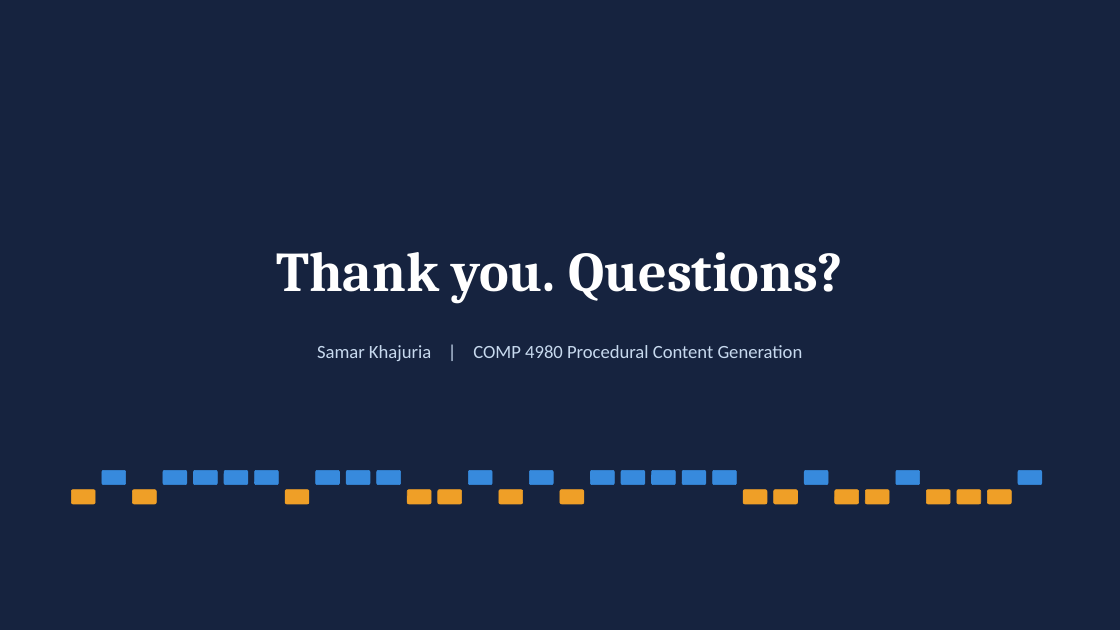
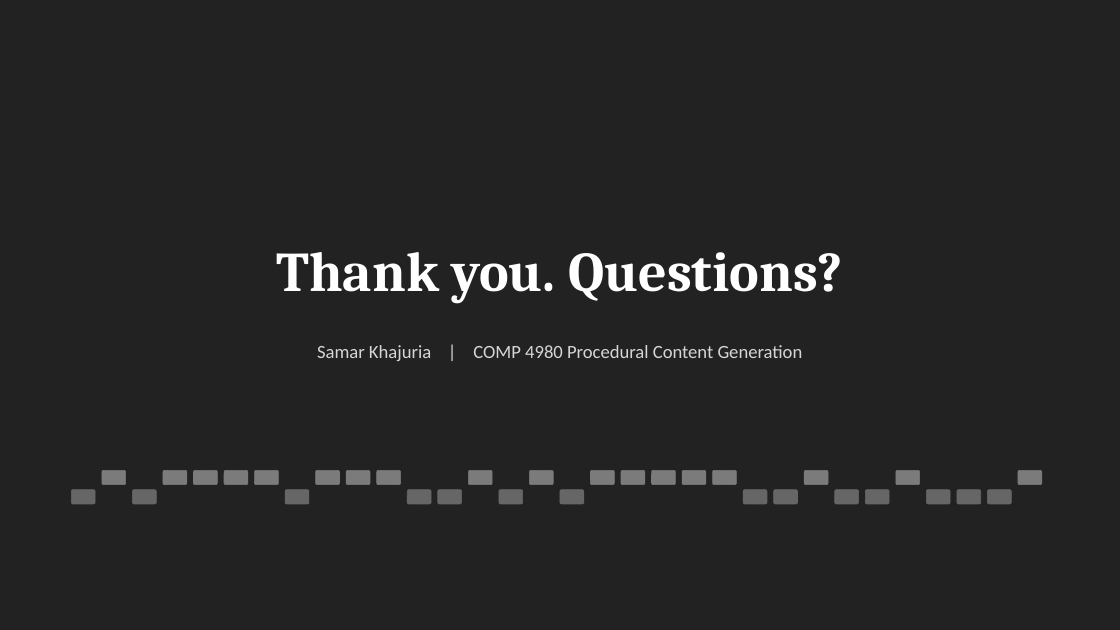
Before and after one commit to SUMMERxKx/musicGenerator, a slide deck: slide 13 of Presentation.pptx. Drawn at 1120x630 pixels with LibreOffice and Linux fonts; fonts in the diff are those of the drawing. Boxes give left, top, right and bottom in pixels: in the first picture for what was removed or moved away, otherwise in the second. Text is boxed around its words. In the diff, an @@ line names an element or a change of style, - is before the commit and + after.

```diff
--- a/Presentation.pptx
+++ b/Presentation.pptx
@@ background #16233F to #222222 @@
@@ text "Samar Khajuria | COMP 4980 ..." at box(317, 345, 803, 361): text colour #C7D9EE to #D6D6D6 @@
@@ fill #378ADD to #7B7B7B; outline #378ADD 0.5 pt to #7B7B7B 0.5 pt in 18 elements at box(102, 471, 125, 485), box(163, 471, 187, 485), box(193, 471, 217, 485), box(224, 471, 248, 485), box(255, 471, 278, 485), box(316, 471, 339, 485), box(346, 471, 370, 485), box(377, 471, 401, 485), box(469, 471, 492, 485), box(529, 471, 553, 485), box(591, 471, 614, 485), box(621, 471, 644, 485), box(652, 471, 676, 485), box(682, 471, 706, 485), box(712, 471, 736, 485), box(804, 471, 828, 485), box(897, 471, 920, 485), box(1018, 471, 1042, 485) @@
@@ fill #EF9F27 to #666666; outline #EF9F27 0.5 pt to #666666 0.5 pt in 14 elements at box(71, 490, 95, 504), box(133, 490, 156, 504), box(285, 490, 308, 504), box(408, 490, 431, 504), box(438, 490, 461, 504), box(499, 490, 523, 504), box(560, 490, 584, 504), box(744, 490, 767, 504), box(774, 490, 797, 504), box(835, 490, 859, 504), box(865, 490, 889, 504), box(927, 490, 950, 504), box(957, 490, 981, 504), box(988, 490, 1012, 504) @@
```
Also in this commit, not shown: 12 other slides changed, 1 other file.
